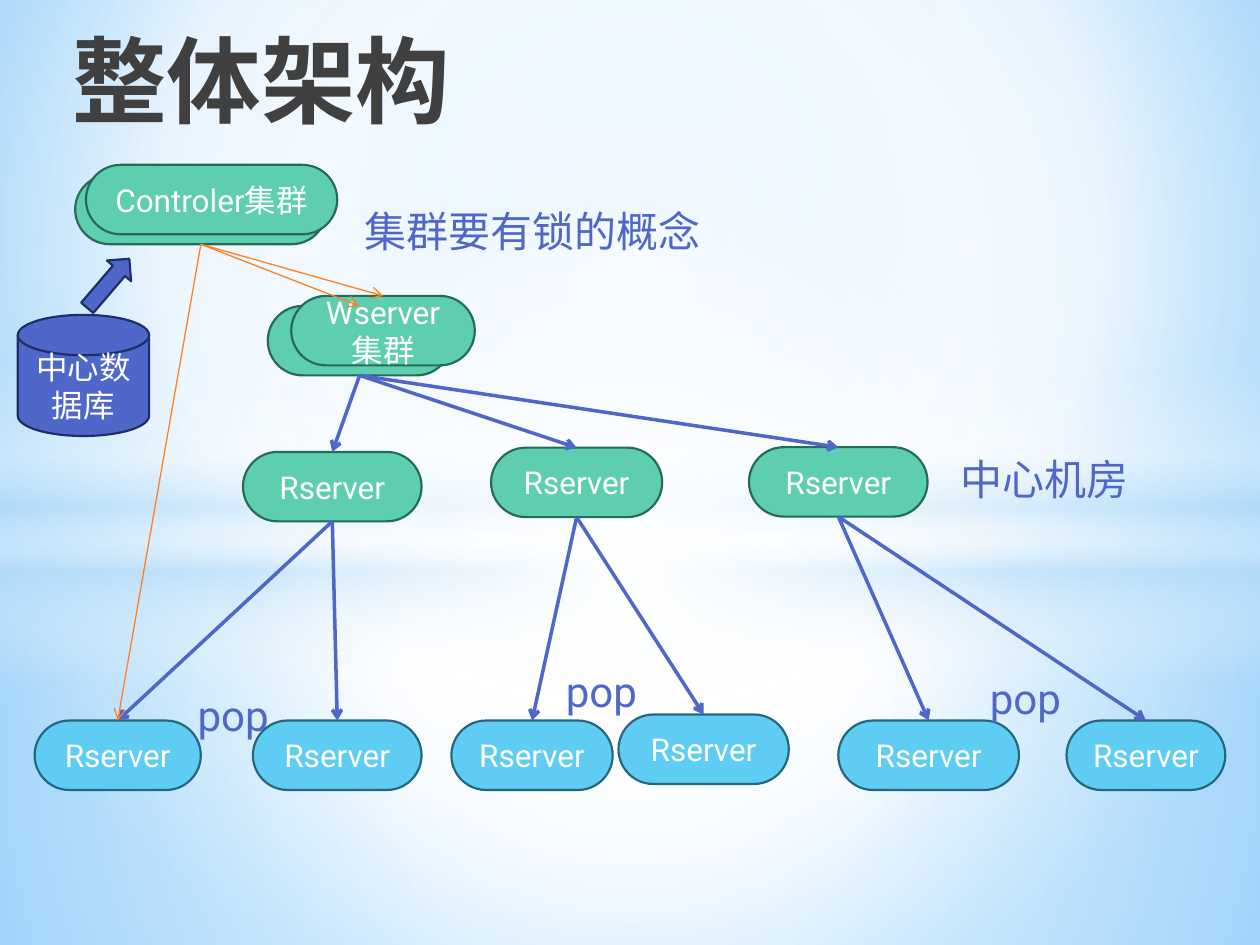
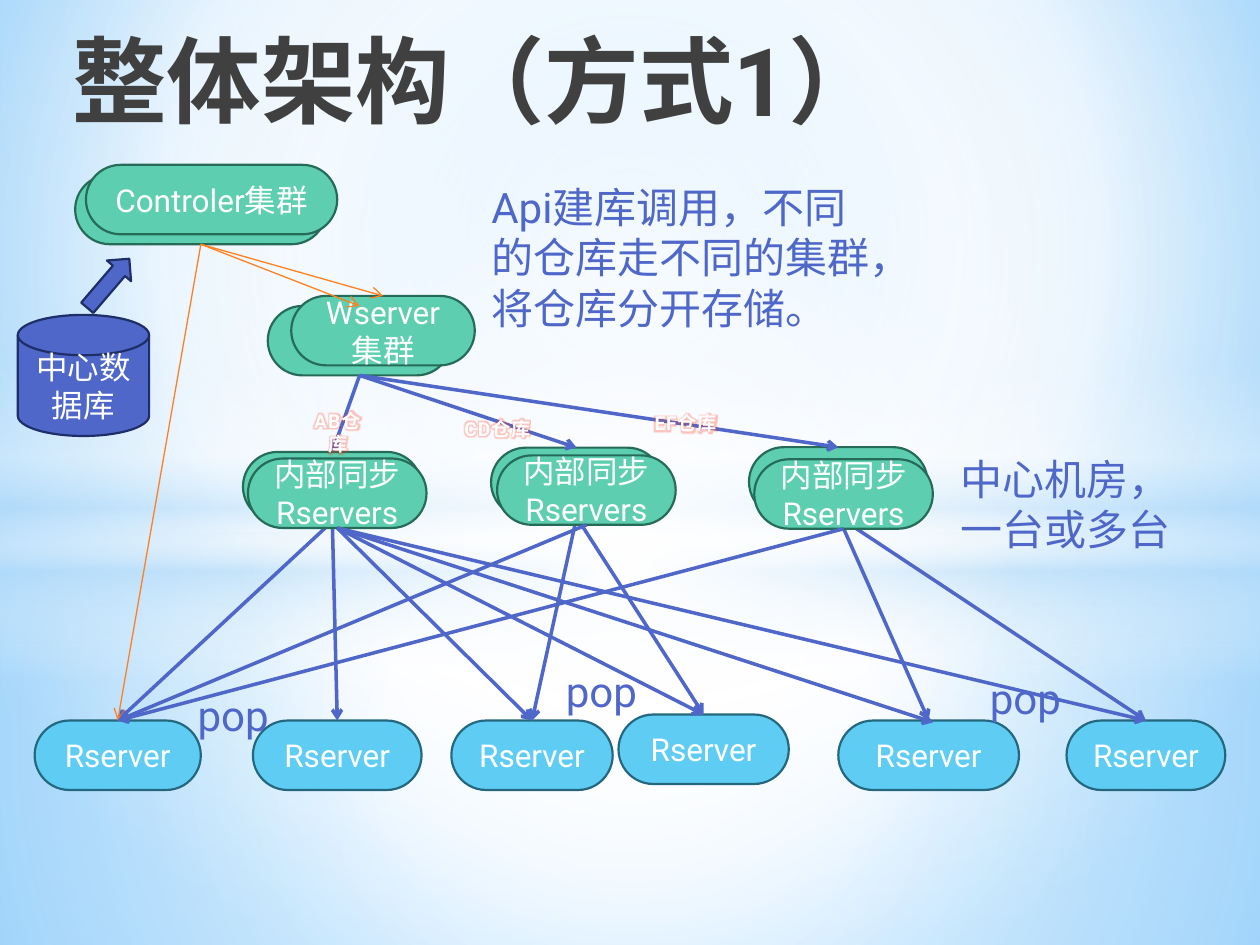
Before and after one commit to allragedbody/clasenbee, a slide deck: slide 2 of docs/Git集群配置方案.pptx. Drawn at 1260x945 pixels with LibreOffice and Linux fonts; fonts in the diff are those of the drawing. Boxes give left, top, right and bottom in pixels: in the first picture for what was removed or moved away, otherwise in the second. Text is boxed around its words. In the diff, an @@ line names an element or a change of style, - is before the commit and + after.

```diff
--- a/docs/Git集群配置方案.pptx
+++ b/docs/Git集群配置方案.pptx
@@ title at [72,20,882,126]: text changed @@
-整体架构
+整体架构（方式1）
@@ text at [491,187,911,328]: text changed @@
-集群要有锁的概念
+Api建库调用，不同的仓库走不同的集群，将仓库分开存储。
@@ text added at [292,403,384,440], 11 pt, text #FFFEFE, bold @@
+AB仓库
@@ text added at [464,418,530,439], 11 pt, text #FFFEFE, bold @@
+CD仓库
@@ text added at [655,414,718,434], 11 pt, text #FFFEFE, bold @@
+EF仓库
@@ rounded rectangle added at [248,459,427,528], fill #5DCEAF, outline #276B58 1.25 pt, 18 pt, text #FFFFFF @@
+内部同步Rservers
@@ rounded rectangle added at [498,455,677,524], fill #5DCEAF, outline #276B58 1.25 pt, 18 pt, text #FFFFFF @@
+内部同步Rservers
@@ rounded rectangle added at [755,460,934,529], fill #5DCEAF, outline #276B58 1.25 pt, 18 pt, text #FFFFFF @@
+内部同步Rservers
@@ text at [960,460,1170,549]: text changed @@
-中心机房
+中心机房，
+一台或多台
@@ arrow added from (586, 525) to (117, 721), #4E67C8 2 pt @@
@@ arrow added from (844, 529) to (117, 721), #4E67C8 2 pt @@
@@ arrow added from (338, 528) to (532, 721), #4E67C8 2 pt @@
@@ arrow added from (338, 528) to (703, 714), #4E67C8 2 pt @@
@@ arrow added from (338, 528) to (934, 722), #4E67C8 2 pt @@
@@ arrow added from (338, 528) to (1145, 721), #4E67C8 2 pt @@
```
Also in this commit, not shown: 3 other slides changed, 4 slides added, 7 slides removed.
